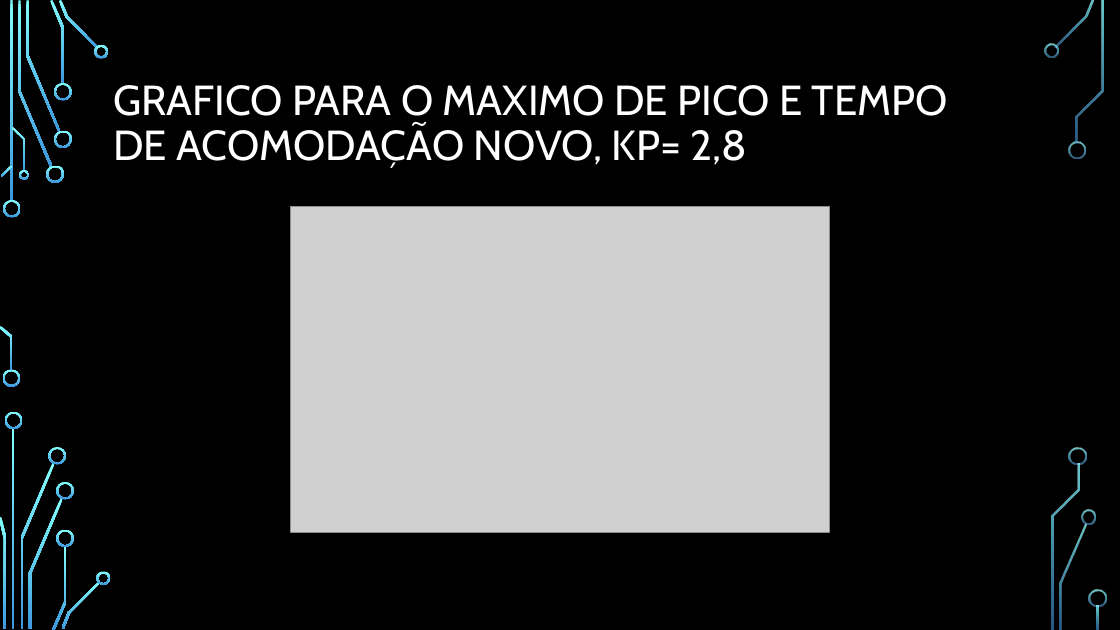
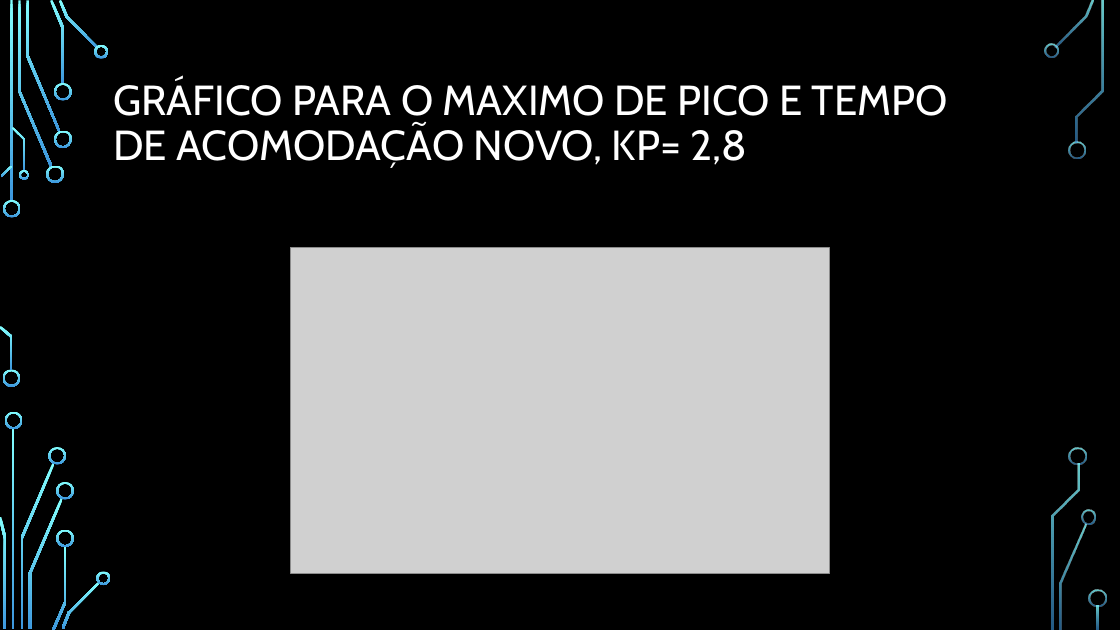
Before and after one commit to George-Luis-Costa/C213-Sistemas-Embarcados-, a slide deck: slide 11 of Projeto1/Apresentação.pptx (slide 7 before the commit). Drawn at 1120x630 pixels with LibreOffice and Linux fonts; fonts in the diff are those of the drawing; grey boxes stand for pictures; background and template pictures are left out. Boxes give left, top, right and bottom in pixels: in the first picture for what was removed or moved away, otherwise in the second. Text is boxed around its words. In the diff, an @@ line names an element or a change of style, - is before the commit and + after.

```diff
--- a/Projeto1/Apresentação.pptx
+++ b/Projeto1/Apresentação.pptx
@@ title at box(113, 80, 948, 168): text changed @@
-GRAFICO PARA O MAXIMO DE PICO E TEMPO DE ACOMODAÇÃO NOVO, KP= 2,8
+GRÁFICO PARA O MAXIMO DE PICO E TEMPO DE ACOMODAÇÃO NOVO, KP= 2,8
@@ picture: place and size @@
-picture at box(290, 207, 829, 532)
+picture at box(290, 248, 829, 573)
```
Also in this commit, not shown: 4 other slides changed, 5 slides added, 1 slide removed.
